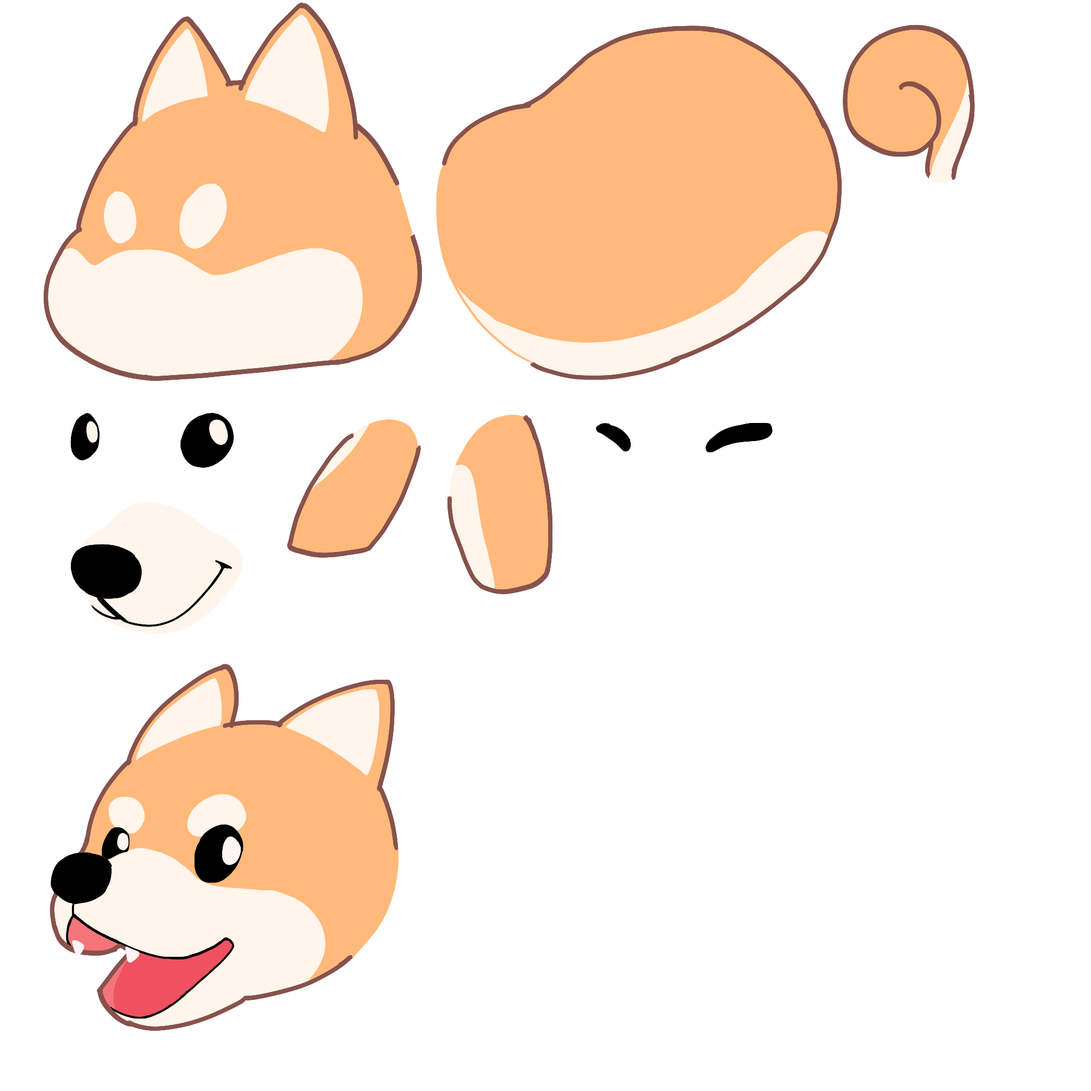
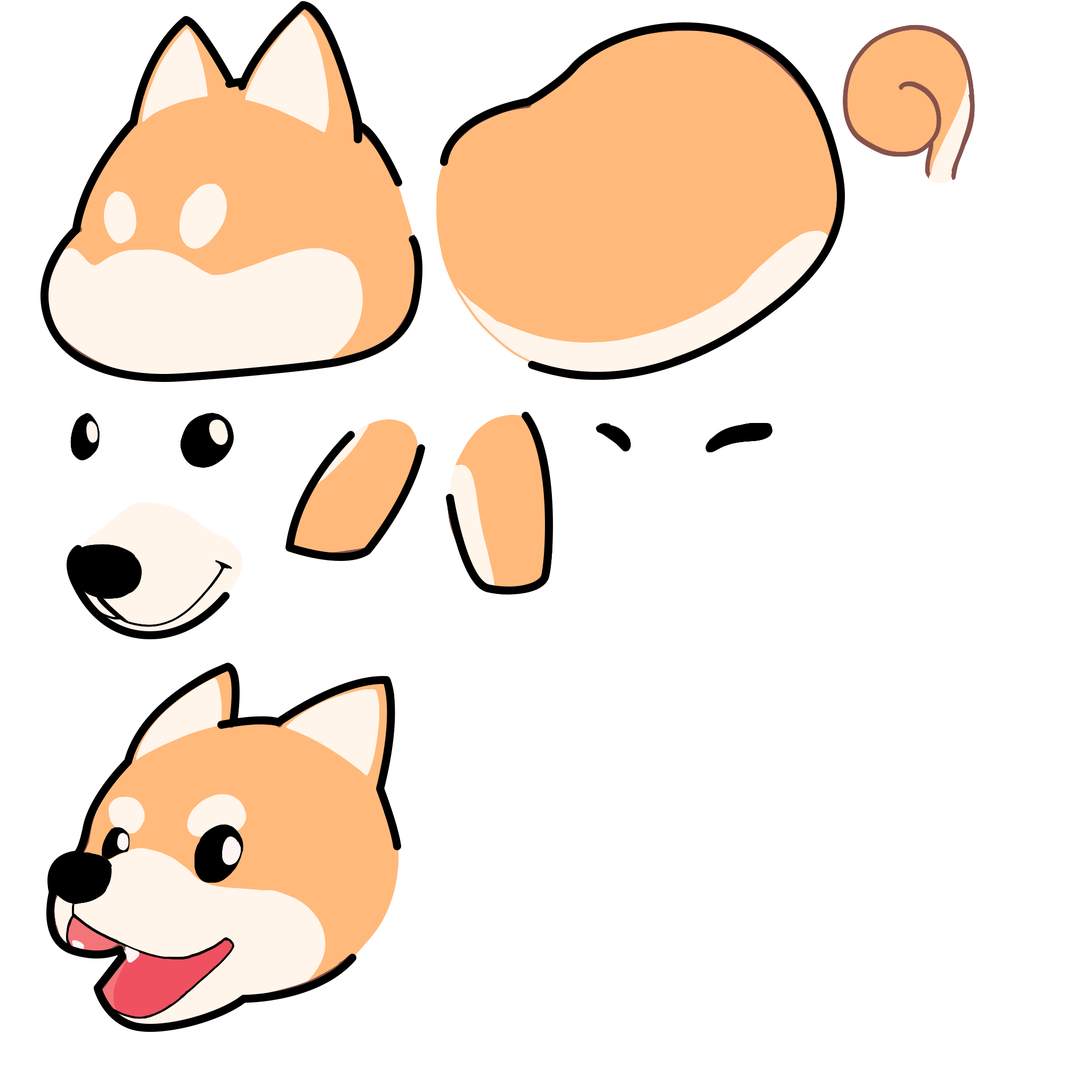
Two versions of the same layered image (1091×1091). Layer-by-layer changes:
added layer "Shape 10" in group "head bark" over [left=46, top=663, right=357, bottom=1033]
added layer "Shape 9" in group "head bark" over [left=217, top=676, right=402, bottom=851]
added layer "Shape 8" in group "smell ld" over [left=66, top=545, right=230, bottom=640]
added layer "Shape 2" in group "smell ld" over [left=285, top=431, right=426, bottom=562]
added layer "Shape 7" in group "smell ld" over [left=351, top=109, right=363, bottom=144]
added layer "Shape 6" in group "smell ld" over [left=40, top=15, right=423, bottom=383]
added layer "Shape 5" in group "smell ld" over [left=224, top=77, right=247, bottom=88]
added layer "Shape 4" in group "smell ld" over [left=238, top=1, right=403, bottom=187]
added layer "Shape 1" in group "smell ld" over [left=446, top=411, right=554, bottom=595]
added layer "Shape 3" in group "smell ld" over [left=440, top=22, right=846, bottom=380]
